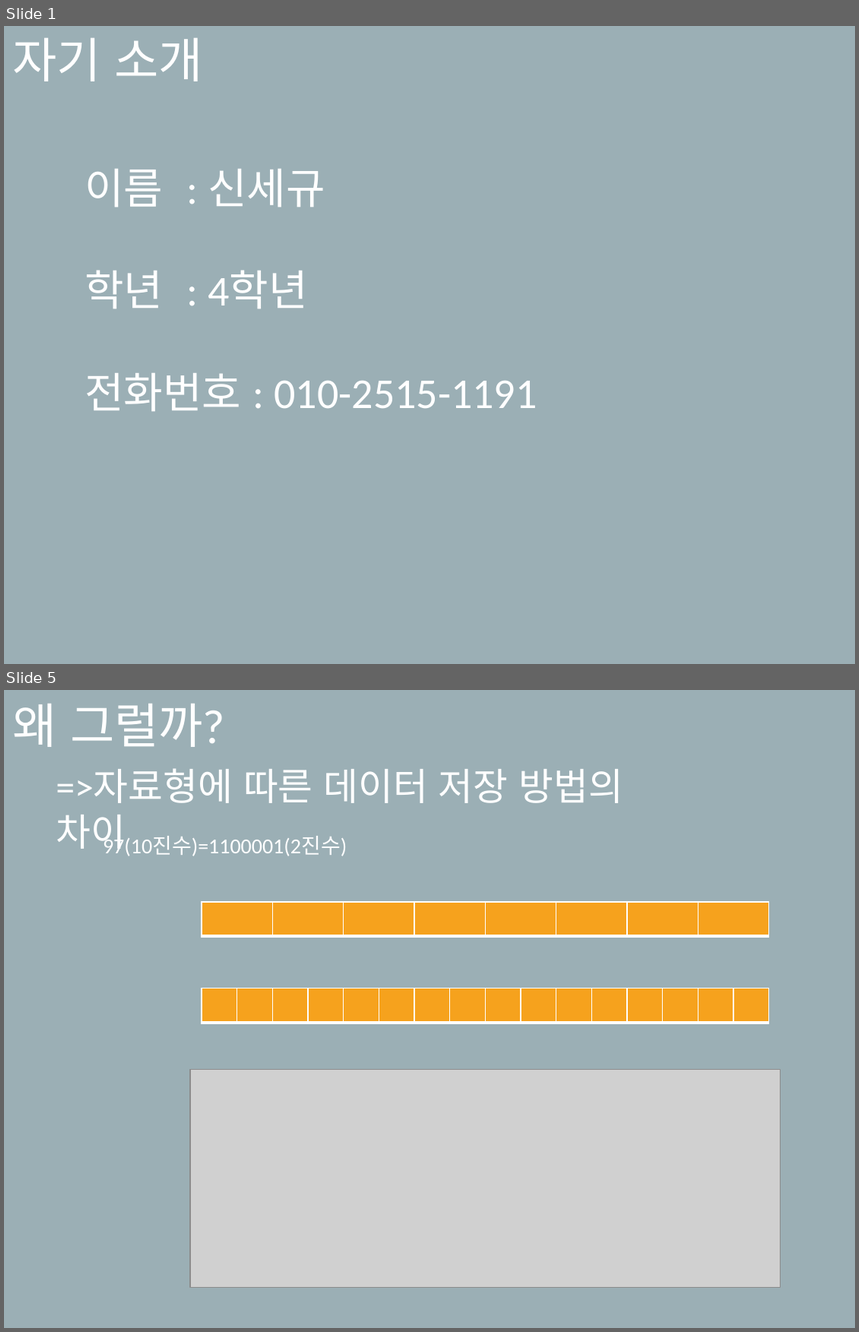
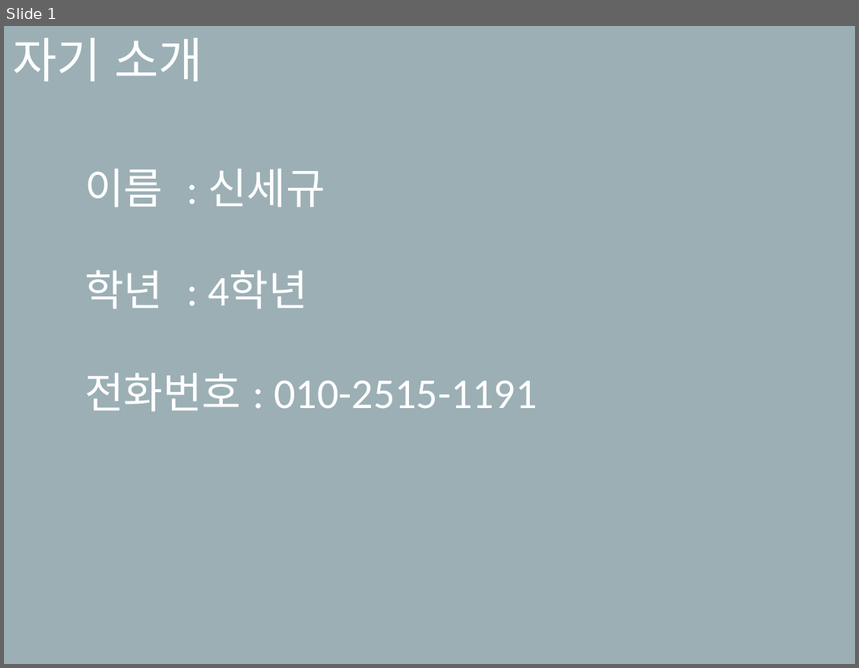
Before and after one commit to SekyuShin/Mentoring, a slide deck: 2019_Mentoring/2_weeks/멘토링_2주차.pptx. Shown one above the other, each under a label of ours: slides 1 and 5 before the commit, slide 1 after it; the slides between them are not shown. The pictures are 859x1332 and 859x668 pixels, drawn with LibreOffice and Linux fonts; fonts in the diff are those of the drawing; grey boxes stand for pictures. Boxes give left, top, right and bottom in pixels: in the first picture for what was removed or moved away, otherwise in the second. Text is boxed around its words. In the diff, an @@ line names an element or a change of style, - is before the commit and + after.

```diff
--- a/2019_Mentoring/2_weeks/멘토링_2주차.pptx
+++ b/2019_Mentoring/2_weeks/멘토링_2주차.pptx
@@ slide 5 removed at [4, 690, 855, 1328], background #9BAFB5 @@
@@ subtitle removed at [12, 704, 225, 747] @@
-왜 그럴까?
@@ text removed at [56, 769, 623, 853] @@
-=>자료형에 따른 데이터 저장 방법의 차이
@@ text removed at [103, 836, 347, 856] @@
-97(10진수)=1100001(2진수)
@@ table removed at [202, 902, 767, 937], 1 rows, 8 columns @@
- |  |  |  |  |  |  | 
@@ table removed at [202, 989, 773, 1024], 1 rows, 16 columns @@
- |  |  |  |  |  |  |  |  |  |  |  |  |  |  | 
@@ picture removed at [190, 1070, 781, 1287] @@
```
Also in this commit, not shown: 4 slides changed, 10 slides added, 2 other slides removed, 12 other files.
